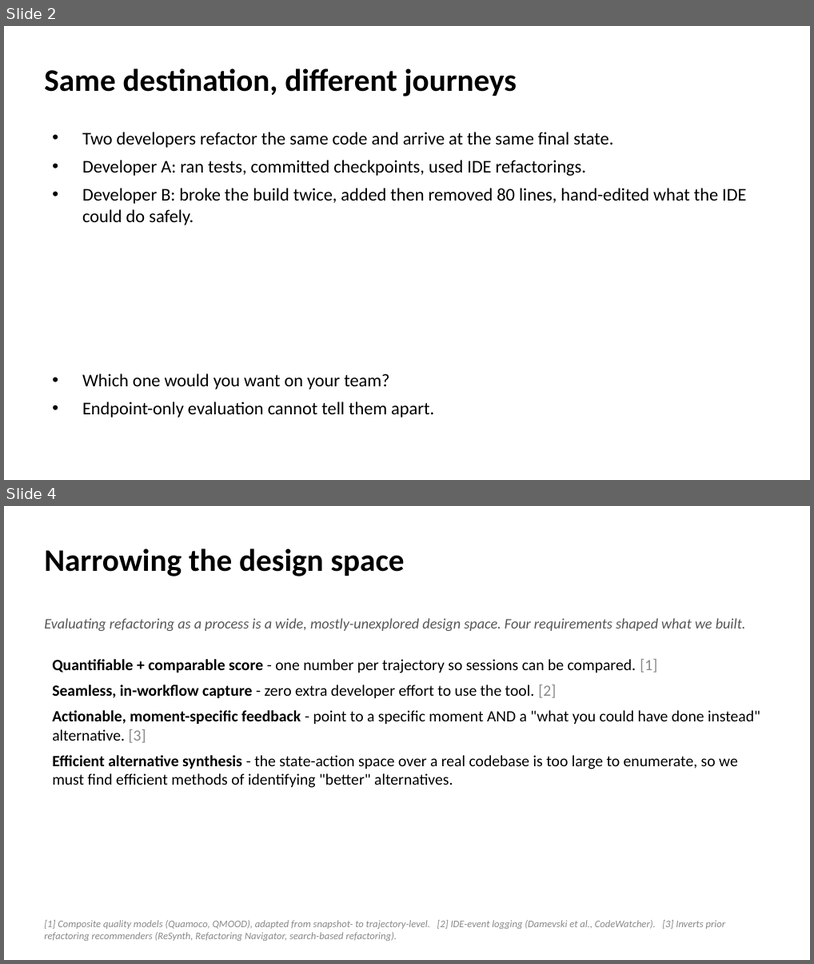
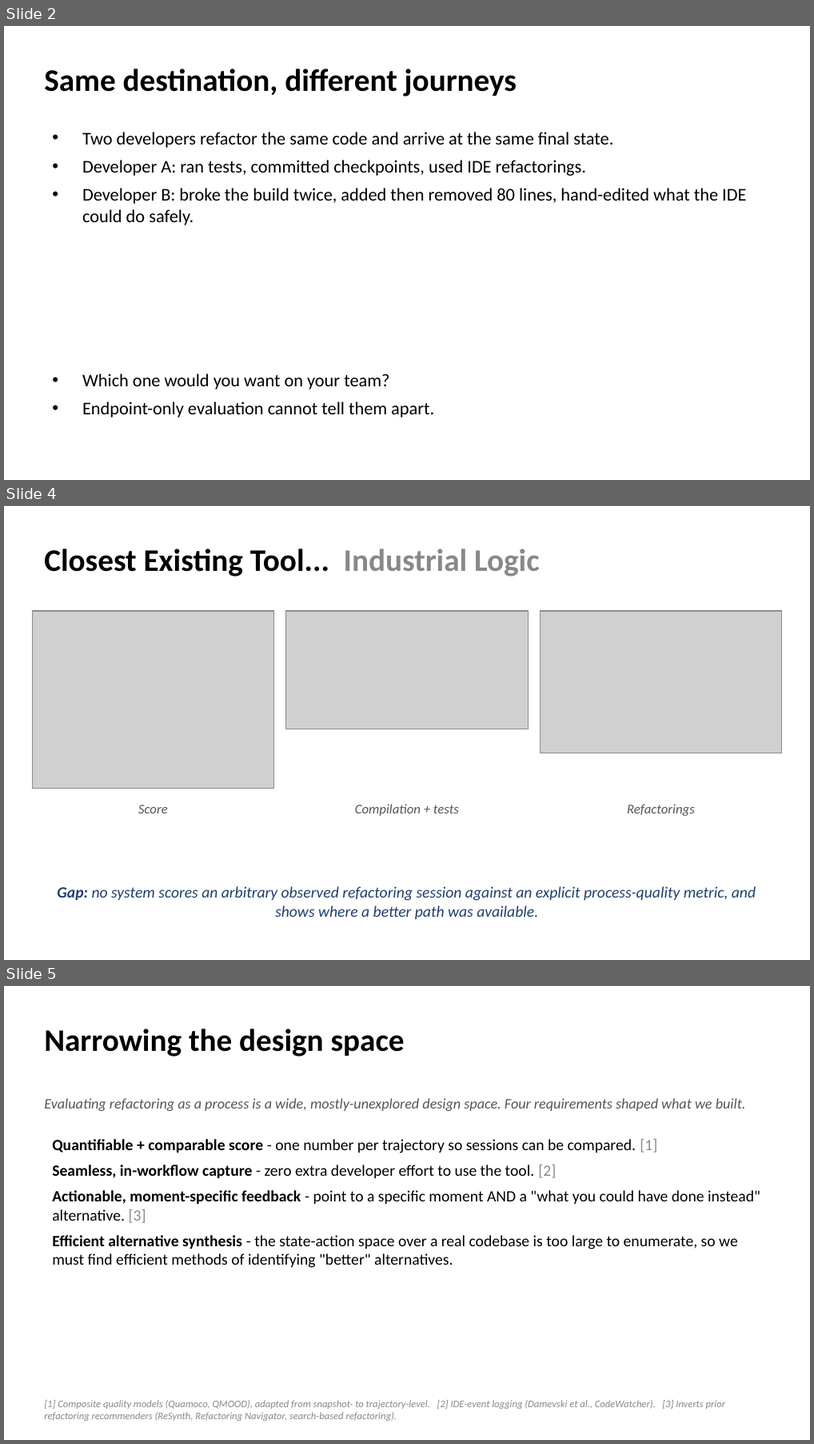
Before and after one commit to EthanHosier/fyp, a slide deck: presentation/slides.pptx. Shown one above the other, each under a label of ours: slides 2 and 4 before the commit, slides 2, 4 and 5 after it; the slides between them are not shown. The pictures are 814x964 and 814x1444 pixels, drawn with LibreOffice and Linux fonts; fonts in the diff are those of the drawing; grey boxes stand for pictures. Boxes give left, top, right and bottom in pixels: in the first picture for what was removed or moved away, otherwise in the second. Text is boxed around its words. In the diff, an @@ line names an element or a change of style, - is before the commit and + after.

Commit message:
feat: add industrial logic stuff

```diff
--- a/presentation/slides.pptx
+++ b/presentation/slides.pptx
@@ slide 4 added at [4,506,810,960], background #FFFFFF @@
@@ text added at [44,548,540,576], 28 pt, text #000000, bold @@
+Closest Existing Tool... Industrial Logic
@@ picture added at [32,611,274,788] @@
@@ picture added at [286,611,528,728] @@
@@ picture added at [540,611,782,752] @@
@@ text added at [138,804,168,813], 12 pt, text #555555, italic @@
+Score
@@ text added at [355,804,459,816], 12 pt, text #555555, italic @@
+Compilation + tests
@@ text added at [627,804,695,816], 12 pt, text #555555, italic @@
+Refactorings
@@ text added at [57,886,756,919], 14 pt, text #1F3F6F, italic @@
+Gap: no system scores an arbitrary observed refactoring session against an explicit process-quality metric, and shows where a better path was available.
@@ what was slide 4 is now slide 5 @@
```
Also in this commit, not shown: 4 slides changed, 1 other slide added, 1 slide removed, 5 other files.
